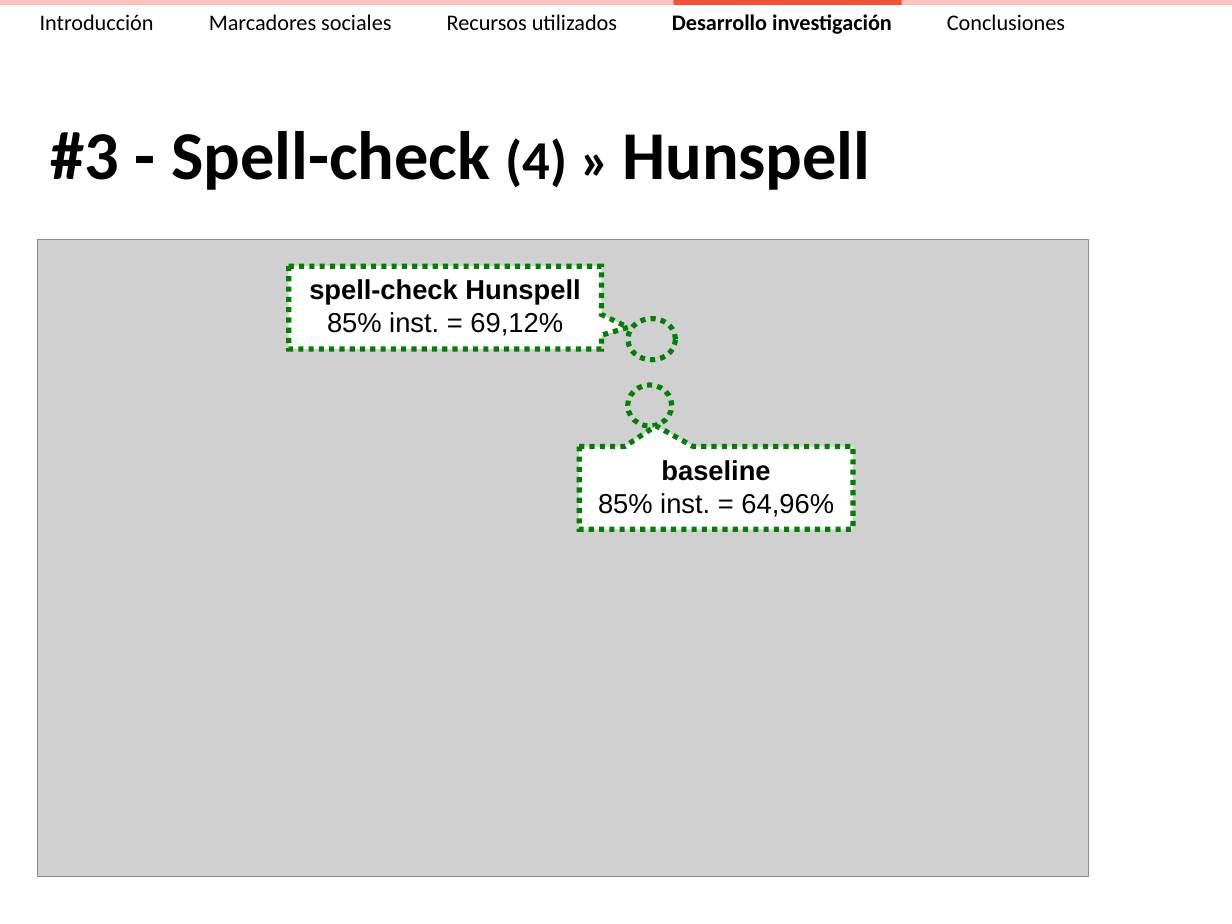
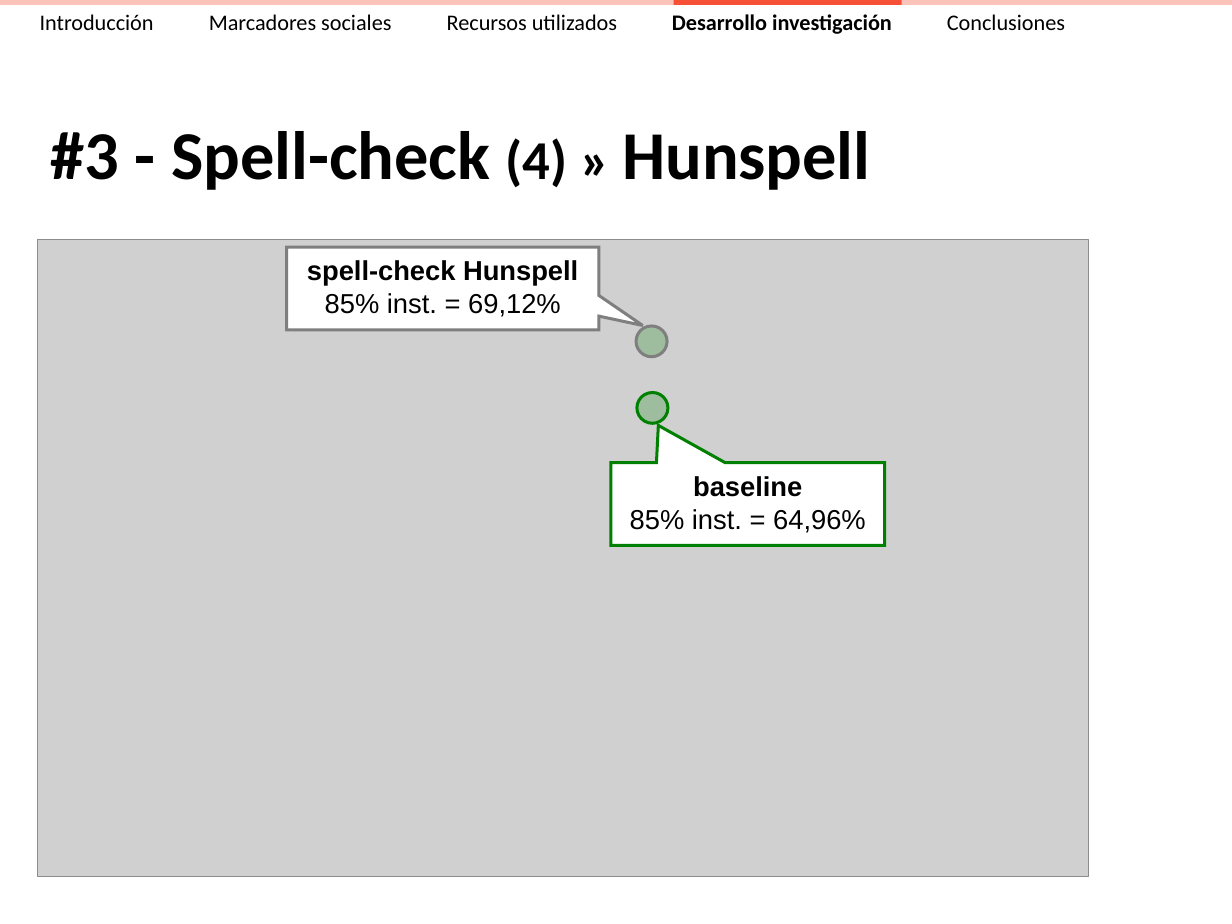
Before and after one commit to ak907kenai/nicotournetesis, a slide deck: slide 41 of docs_trunk/Presentación/Nicolás Tourné - Presentación Tesis (v2.3).ppt (slide 40 before the commit). Drawn at 1232x924 pixels with LibreOffice and Linux fonts; fonts in the diff are those of the drawing; grey boxes stand for pictures. Boxes give left, top, right and bottom in pixels: in the first picture for what was removed or moved away, otherwise in the second. Text is boxed around its words. In the diff, an @@ line names an element or a change of style, - is before the commit and + after.

```diff
--- a/docs_trunk/Presentación/Nicolás Tourné - Presentación Tesis (v2.3).ppt
+++ b/docs_trunk/Presentación/Nicolás Tourné - Presentación Tesis (v2.3).ppt
@@ speech box "spell-check Hunspell 85% inst. = ...": place and size @@
-speech box "spell-check Hunspell 85% inst. = ..." at [288, 266, 601, 349]
+speech box "spell-check Hunspell 85% inst. = ..." at [287, 248, 600, 330]
@@ speech box "spell-check Hunspell 85% inst. = ..." at [287, 248, 600, 330]: outline #008000 3 pt dashed to #7F7F7F 1.76 pt; proportions changed @@
@@ ellipse: place and size @@
-ellipse at [628, 319, 676, 360]
+ellipse at [636, 326, 667, 357]
@@ ellipse at [636, 326, 667, 357]: fill none to #008000 at 24% opacity; outline #008000 3 pt dashed to #7F7F7F 1.76 pt; mirrored @@
@@ ellipse: place and size @@
-ellipse at [628, 386, 673, 426]
+ellipse at [637, 393, 668, 424]
@@ ellipse at [637, 393, 668, 424]: fill none to #008000 at 24% opacity; outline #008000 3 pt dashed to #008000 1.76 pt; mirrored @@
@@ speech box "baseline 85% inst. = 64,96%": place and size @@
-speech box "baseline 85% inst. = 64,96%" at [579, 446, 853, 529]
+speech box "baseline 85% inst. = 64,96%" at [611, 462, 885, 545]
@@ speech box "baseline 85% inst. = 64,96%" at [611, 462, 885, 545]: outline #008000 3 pt dashed to #008000 1.76 pt; proportions changed @@
```
Also in this commit, not shown: 15 other slides changed, 1 slide added, 1 other file.
